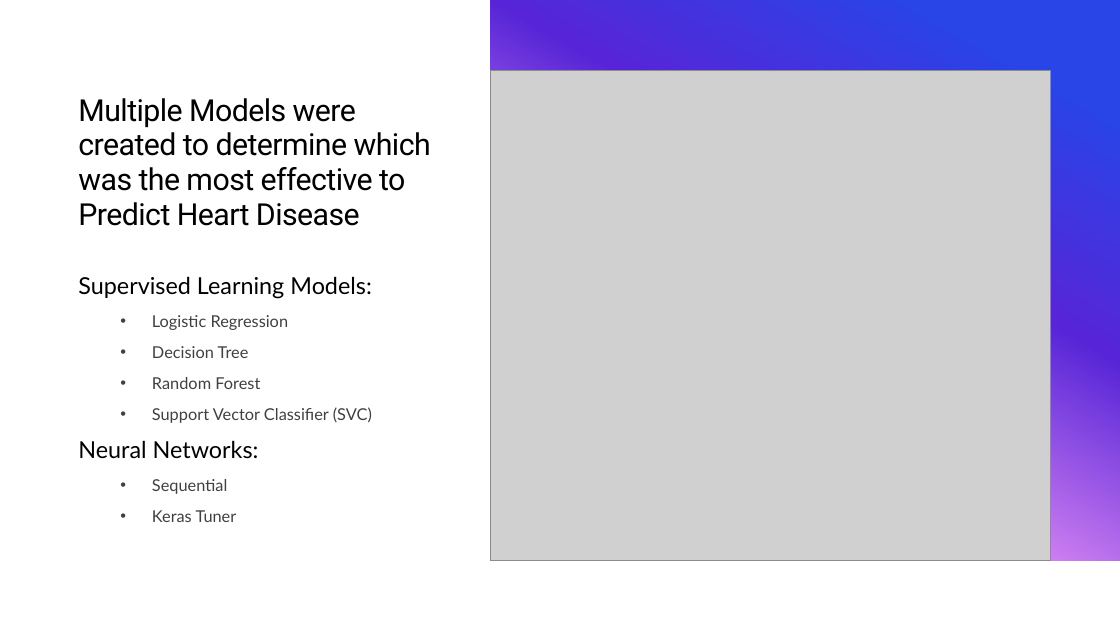
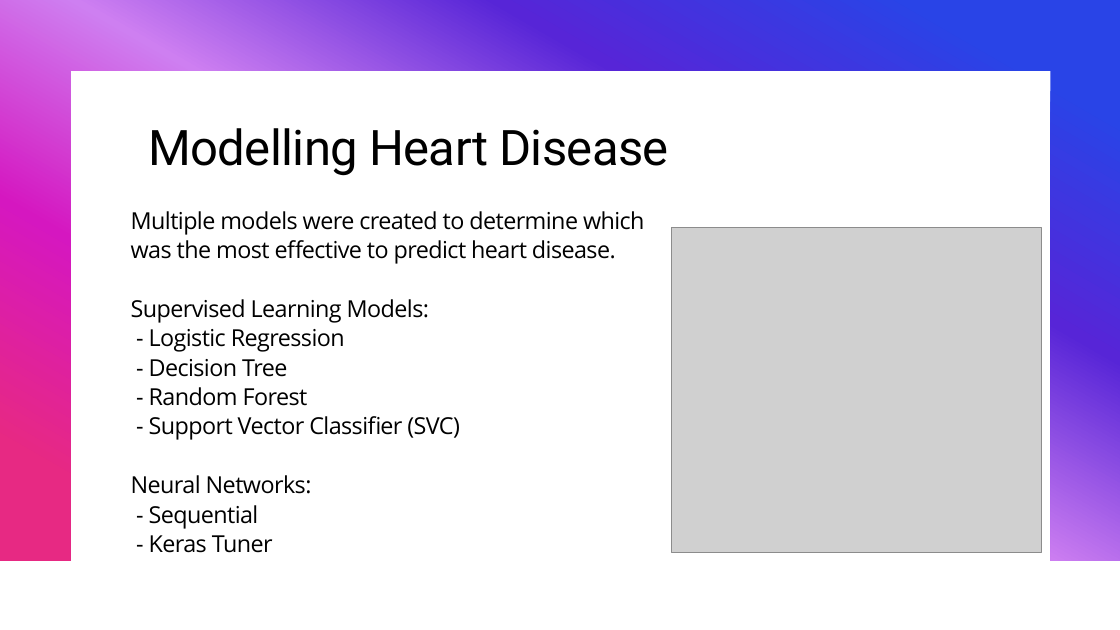
Before and after one commit to b-wild/Heart_Desiease, a slide deck: slide 7 of heart disease heart presentation.pptx (slide 6 before the commit). Drawn at 1120x630 pixels with LibreOffice and Linux fonts; fonts in the diff are those of the drawing; grey boxes stand for pictures. Boxes give left, top, right and bottom in pixels: in the first picture for what was removed or moved away, otherwise in the second. Text is boxed around its words. In the diff, an @@ line names an element or a change of style, - is before the commit and + after.

Commit message:
Updated presentation

```diff
--- a/heart disease heart presentation.pptx
+++ b/heart disease heart presentation.pptx
@@ freeform shape removed at [0, 0, 1120, 561] @@
@@ rectangle removed at [0, 0, 1120, 630] @@
@@ rectangle removed at [0, 0, 1120, 560] @@
@@ rectangle removed at [0, 0, 490, 630] @@
@@ text added at [148, 128, 669, 176], 42 pt, text #000000 @@
+Modelling Heart Disease
@@ title at [131, 211, 645, 553]: text changed; size 26 to 20 pt; font Roboto to Open Sans @@
-Multiple Models were created to determine which was the most effective to Predict Heart Disease
+Multiple models were created to determine which was the most effective to predict heart disease.
+Supervised Learning Models:
+- Logistic Regression
+- Decision Tree
+- Random Forest
+- Support Vector Classifier (SVC)
+Neural Networks:
+- Sequential
+- Keras Tuner
@@ picture: place and size @@
-picture at [490, 70, 1050, 560]
+picture at [671, 228, 1042, 552]
@@ text removed at [78, 276, 372, 522] @@
-Supervised Learning Models:
-  • Logistic Regression
-  • Decision Tree
-  • Random Forest
-  • Support Vector Classifier (SVC)
-Neural Networks:
-  • Sequential
-  • Keras Tuner
```
Also in this commit, not shown: 4 other slides changed, 2 slides added, 1 slide removed, 2 other files.
